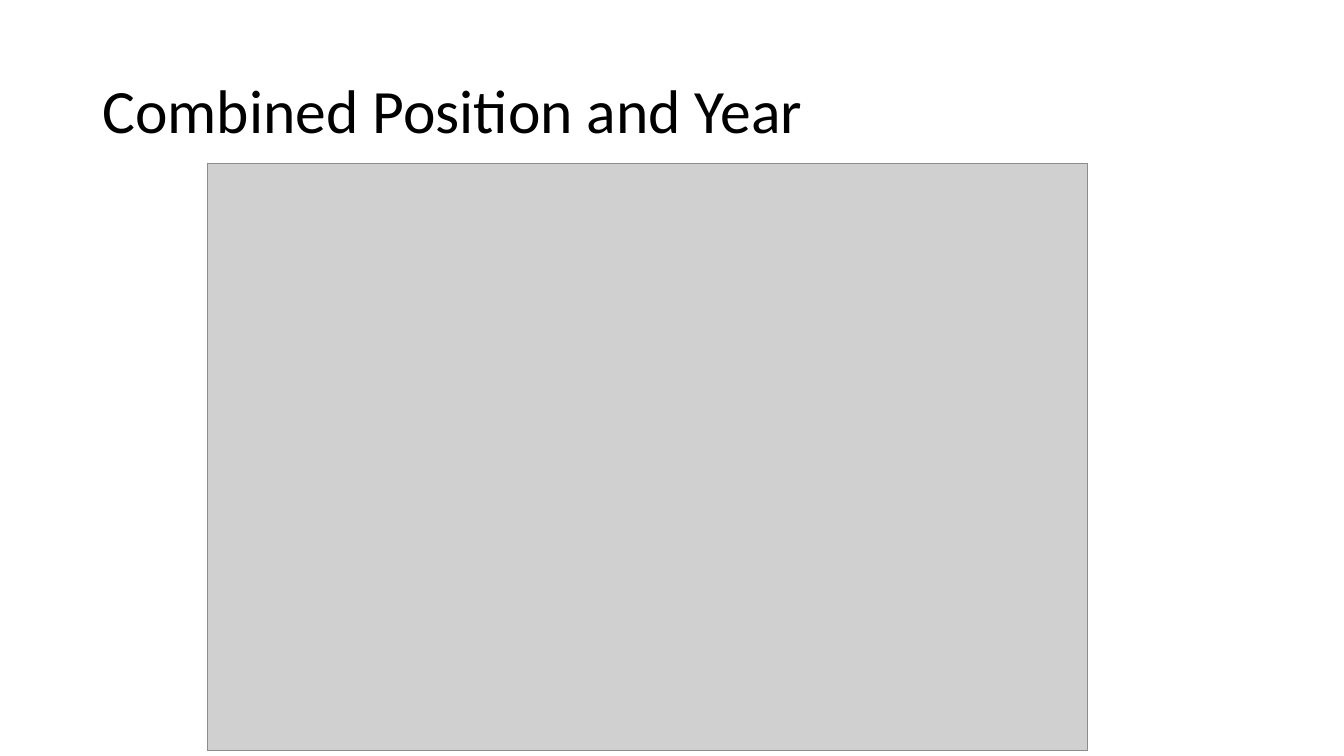
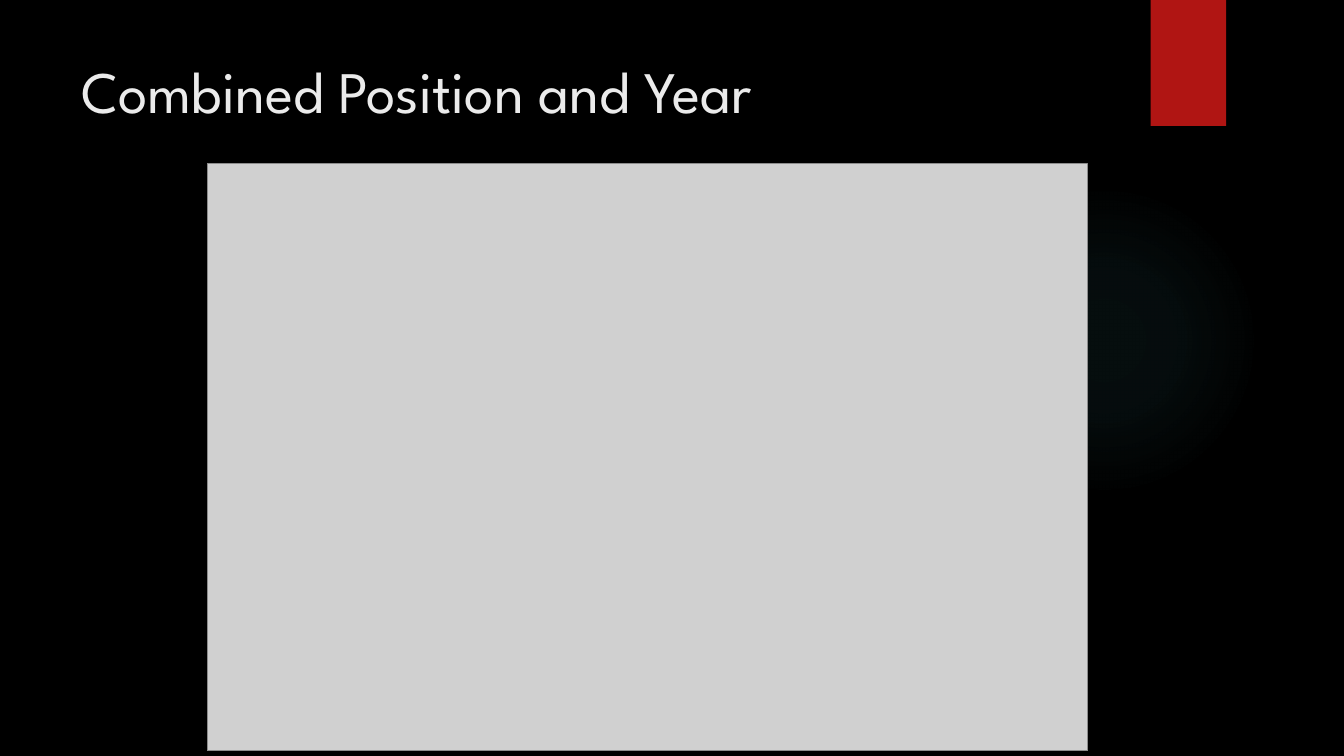
Before and after one commit to dgsorensen/GroupProject, a slide deck: slide 11 of Documentation/Group Presentation.pptx. Drawn at 1344x756 pixels with LibreOffice and Linux fonts; fonts in the diff are those of the drawing; grey boxes stand for pictures; background and template pictures are left out. Boxes give left, top, right and bottom in pixels: in the first picture for what was removed or moved away, otherwise in the second. Text is boxed around its words. In the diff, an @@ line names an element or a change of style, - is before the commit and + after.

```diff
--- a/Documentation/Group Presentation.pptx
+++ b/Documentation/Group Presentation.pptx
@@ background #FFFFFF to picture (left out) @@
@@ rectangle added at box(1150, 0, 1226, 126), fill #B01513 @@
@@ title "Combined Position and Year": place and size @@
-title "Combined Position and Year" at box(102, 90, 802, 134)
+title "Combined Position and Year" at box(81, 72, 752, 114)
@@ title "Combined Position and Year" at box(81, 72, 752, 114): size 44 to 42 pt, font Calibri to League Spartan, text colour #000000 to #EBEBEB; line spacing 0.9 to 1; vertical alignment middle to top @@
@@ ellipse added at box(949, 185, 1259, 495), fill gradient #50B9C1 @@
```
Also in this commit, not shown: 10 other slides changed.
